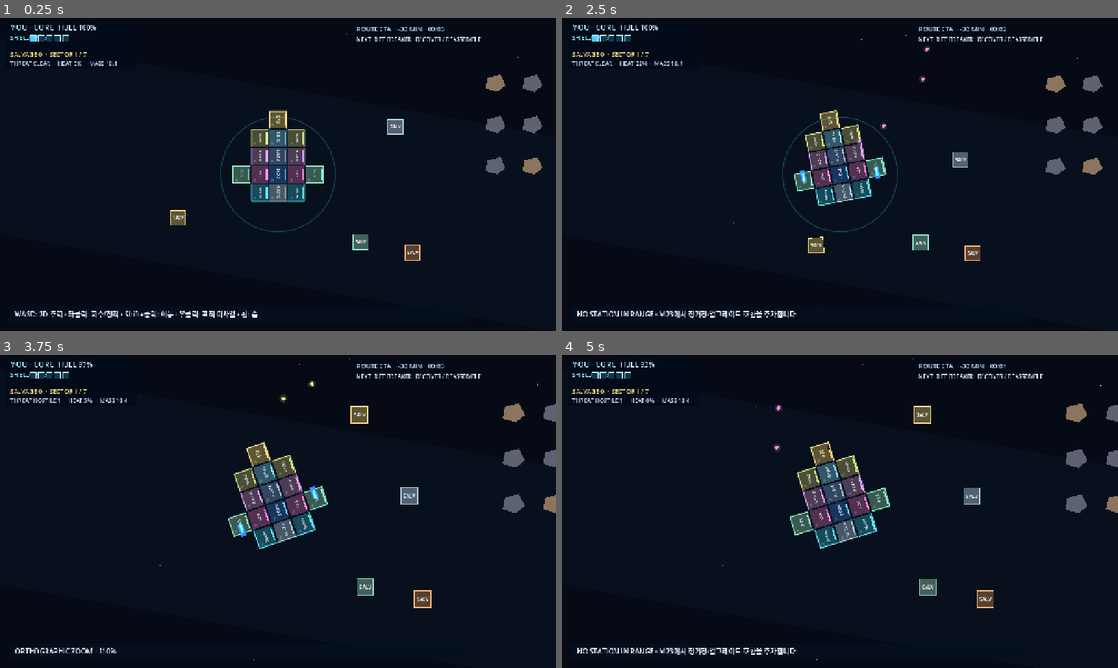
Above: before the commit, frames 1-4 (two rows, left to right).
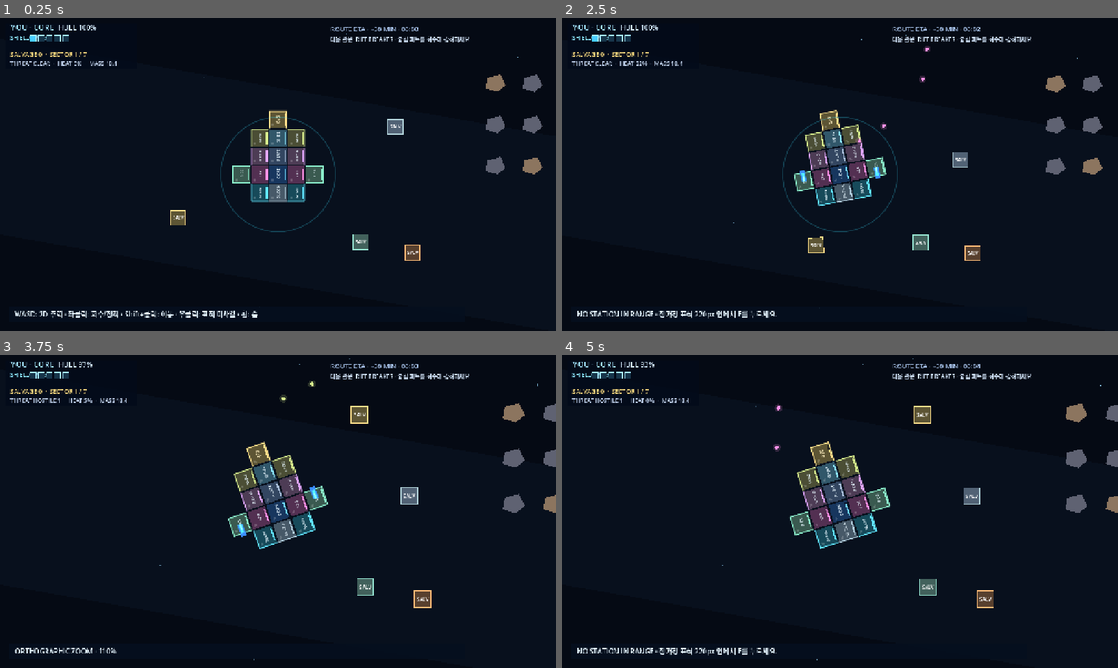
Above: after the commit, the same moments.

Repository: alex-kang-ovdr/GoDotProjects
Game: Godot game, scene res://Main.tscn
Same seed, same stepped clock (60 frames per second), same inputs: the game is played once before the commit and once after it.
Inputs (mouse positions are in pixels of both pictures, inside the frame that each line leads up to):
- Up to frame 1 (0.25 s): no input
- Up to frame 2 (2.5 s): tap Enter at 0.5 s; move the mouse to (962, 158) at 0.52 s; hold D (turn_right) 0.53-1.25 s; tap E (station) at 0.6, 2.3 s; click (962, 158) at 0.67 s; drag from (728, 190) to (812, 237) at 1.27 s; move the mouse to (895, 105) at 2.02 s; hold D (turn_right) from 2.03 s (still down); hold Space (fire_primary) from 2.03 s (still down)
- Up to frame 3 (3.75 s): release D (turn_right) at 2.75 s; release Space (fire_primary) at 2.75 s; drag from (250, 574) to (350, 423) at 2.77 s; move the mouse to (444, 558) at 3.52 s; hold A (turn_left) from 3.53 s (still down); tap Right (zoom_in) at 3.6 s
- Up to frame 4 (5 s): tap E (station) at 3.8 s; release A (turn_left) at 4.25 s; drag from (673, 464) to (756, 433) at 4.27 s

The runs differ from the first frame. In frame 1, 0.5% of the frame differs, in the area x 59-87%, y 2-8%; in frame 2, 0.9%, in the area x 17-87%, y 2-96%; in frame 3, 0.5%; in frame 4, 0.9%.

Commit message:
[Cap] feat: 정거장 업그레이드와 항로 HUD 이식

Diff:
--- a/Godot/scripts/hud_overlay.gd
+++ b/Godot/scripts/hud_overlay.gd
@@ -10,6 +10,8 @@
 var mission_time := 0.0
 var sector := 1
 var hostile_count := 0
+var mission_title := "ROUTE ETA · ~30 MIN"
+var mission_copy := "다음 관문: RIFT BREAKER"
 
 func _process(delta: float) -> void:
 	message_time = maxf(0.0, message_time - delta)
@@ -38,8 +40,8 @@
 		draw_string(ThemeDB.fallback_font, hud_origin + Vector2(0, 61), "SALVAGE %d  ·  SECTOR %d / 7" % [salvage, sector], HORIZONTAL_ALIGNMENT_LEFT, -1, 14, Color("ffe082"))
 		draw_string(ThemeDB.fallback_font, hud_origin + Vector2(0, 82), "THREAT %s  ·  HEAT %d%%  ·  MASS %.1f" % [threat, roundi(ship.heat), ship.model.total_mass()], HORIZONTAL_ALIGNMENT_LEFT, -1, 13, Color("c7d8f2"))
 	var seconds := int(mission_time)
-	draw_string(ThemeDB.fallback_font, Vector2(820, 31), "ROUTE ETA · ~30 MIN · %02d:%02d" % [seconds / 60, seconds % 60], HORIZONTAL_ALIGNMENT_LEFT, -1, 15, Color("b8d5ff"))
-	draw_string(ThemeDB.fallback_font, Vector2(820, 54), "NEXT: RIFT BREAKER · RECOVER / REASSEMBLE", HORIZONTAL_ALIGNMENT_LEFT, -1, 13, Color("d8eaff"))
+	draw_string(ThemeDB.fallback_font, Vector2(760, 31), "%s · %02d:%02d" % [mission_title, seconds / 60, seconds % 60], HORIZONTAL_ALIGNMENT_LEFT, -1, 15, Color("b8d5ff"))
+	draw_string(ThemeDB.fallback_font, Vector2(760, 54), mission_copy, HORIZONTAL_ALIGNMENT_LEFT, -1, 13, Color("d8eaff"))
 	if message_time > 0.0:
 		draw_rect(Rect2(20, 665, 1050, 34), Color(0.02, 0.06, 0.12, 0.85), true)
 		draw_string(ThemeDB.fallback_font, Vector2(34, 688), message, HORIZONTAL_ALIGNMENT_LEFT, -1, 16, Color("e7f6ff"))
--- a/Godot/scripts/main.gd
+++ b/Godot/scripts/main.gd
@@ -23,6 +23,8 @@
 var salvage_count := 0
 var enemies: Array[EnemyShip] = []
 var enemy_spawn_timer := 3.0
+var stations: Array[Dictionary] = []
+var upgrades := {"hull":0, "weapon":0, "cooling":0, "missile_guidance":0, "missile_range":0, "shield_layers":0, "shield_recharge":0}
 
 func _ready() -> void:
 	world_layer = Node2D.new()
@@ -52,6 +54,7 @@
 	spawn_salvage("ammo_bay", Vector2(-230, 100))
 	spawn_salvage("missile_launcher", Vector2(310, 180))
 	spawn_asteroid_field()
+	spawn_stations()
 	queue_redraw()
 
 func spawn_salvage(kind: String, at: Vector2) -> void:
@@ -87,6 +90,40 @@
 		shape.radius = 23.0
 		collision.shape = shape
 		rock.add_child(collision)
+
+func spawn_stations() -> void:
+	for definition in BalanceData.WORLD.stations:
+		var station: Dictionary = definition.duplicate(true)
+		station.used = false
+		stations.append(station)
+
+func nearby_station() -> Dictionary:
+	for station in stations:
+		if player.global_position.distance_to(station.position) < 220.0:
+			return station
+	return {}
+
+func use_station() -> void:
+	var station := nearby_station()
+	if station.is_empty():
+		announce("NO STATION IN RANGE · 정거장 표식 220px 안에서 E를 누르세요.")
+		return
+	player.repair_all()
+	if not station.used:
+		station.used = true
+		match station.id:
+			"kepler":
+				upgrades.hull += 1
+				var core := player.model.core_part()
+				core.max_hp += 30.0; core.hp = core.max_hp
+			"lyra":
+				upgrades.weapon += 1; upgrades.missile_guidance += 1; upgrades.missile_range += 1
+			"perseus":
+				upgrades.cooling += 12; upgrades.shield_layers += 1; upgrades.shield_recharge += 1
+				player.shield_layer_bonus += 1; player.shield_recharge_reduction += 1.0; player.repair_all()
+		announce("%s UPGRADE · %s · 전면 수리 완료" % [station.name, station.upgrade])
+	else:
+		announce("%s REPAIRED · 이미 업그레이드를 받았습니다." % station.name)
 
 func _physics_process(delta: float) -> void:
 	camera.global_position = player.global_position
@@ -104,7 +141,7 @@
 	if Input.is_action_just_pressed("fire_missile"):
 		spawn_projectile(player.fire_missile(get_global_mouse_position()))
 	if Input.is_action_just_pressed("station"):
-		announce("NO STATION IN RANGE · M23에서 정거장·업그레이드 호환을 추가합니다.")
+		use_station()
 	if Input.is_action_just_pressed("restart"):
 		get_tree().reload_current_scene()
 	if Input.is_action_just_pressed("zoom_in"):
@@ -115,6 +152,7 @@
 	resolve_projectile_hits()
 	hud.salvage = salvage_count
 	hud.hostile_count = enemies.size()
+	update_mission_hud()
 	queue_redraw()
 
 func _unhandled_input(event: InputEvent) -> void:
@@ -289,7 +327,17 @@
 	message_time = 4.0
 	hud.announce(text)
 
+func update_mission_hud() -> void:
+	var station := nearby_station()
+	if not station.is_empty():
+		hud.mission_title = station.name
+		hud.mission_copy = "E: %s" % ("전면 수리" if station.used else "%s 업그레이드 및 전면 수리" % station.upgrade)
+		return
+	hud.mission_title = "ROUTE ETA · ~30 MIN"
+	hud.mission_copy = "다음 관문: RIFT BREAKER · 중립 파트를 회수해 강화하세요."
+
 func _draw() -> void:
+	draw_world_markers()
 	if held_part != null:
 		draw_open_sockets()
 	if held_part != null:
@@ -320,3 +368,10 @@
 		for corner in [Vector2(-1,-1), Vector2(1,-1), Vector2(1,1), Vector2(-1,1), Vector2(-1,-1)]:
 			points.append(center + (corner * size * 0.5).rotated(player.global_rotation))
 		draw_polyline(points, VisualData.SOCKET_COLOR, 2.0, true)
+
+func draw_world_markers() -> void:
+	for station in stations:
+		var point: Vector2 = station.position
+		draw_circle(point, 32.0, Color("70ddff", 0.16))
+		draw_arc(point, 32.0, 0.0, TAU, 24, Color("70ddff"), 1.5, true)
+		draw_string(ThemeDB.fallback_font, point + Vector2(-85, -43), station.name, HORIZONTAL_ALIGNMENT_CENTER, 170, 12, Color("a8edff"))
--- a/Godot/scripts/ship_body.gd
+++ b/Godot/scripts/ship_body.gd
@@ -14,6 +14,8 @@
 var missile_cooldown := 0.0
 var mini_missile_cooldown := 0.0
 var heat := 0.0
+var shield_layer_bonus := 0
+var shield_recharge_reduction := 0.0
 var turret_target := Vector2.ZERO
 var is_player := true
 var active_exhausts: Dictionary = {}
@@ -53,11 +55,11 @@
 	break_shake_time = maxf(0.0, break_shake_time - delta)
 	if break_shake_time <= 0.0:
 		break_shake = 0.0
-	if shield_layers < model.shield_capacity():
+	if shield_layers < shield_max_layers():
 		shield_recharge_left -= delta
 		if shield_recharge_left <= 0.0:
 			shield_layers += 1
-			shield_recharge_left = float(BalanceData.SHIELD.base_recharge)
+			shield_recharge_left = maxf(float(BalanceData.SHIELD.min_recharge), float(BalanceData.SHIELD.base_recharge) - shield_recharge_reduction)
 	queue_redraw()
 
 func apply_player_thrusters(forward: float, reverse: float, turn: float) -> void:
@@ -171,6 +173,15 @@
 		if part.kind == kind:
 			return true
 	return false
+
+func shield_max_layers() -> int:
+	return mini(int(BalanceData.SHIELD.max_layers), model.shield_capacity() + shield_layer_bonus)
+
+func repair_all() -> void:
+	for part in model.parts:
+		part.hp = part.max_hp
+	shield_layers = shield_max_layers()
+	shield_recharge_left = 0.0
 
 func damage_part(part: PartData, damage: float, impulse: Vector2 = Vector2.ZERO) -> Array[PartData]:
 	if shield_layers > 0:
